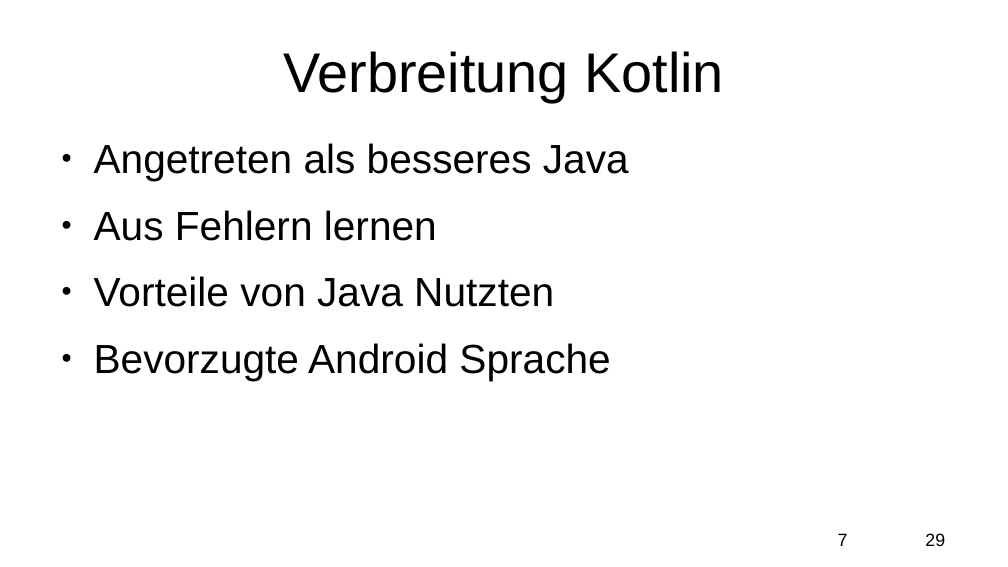
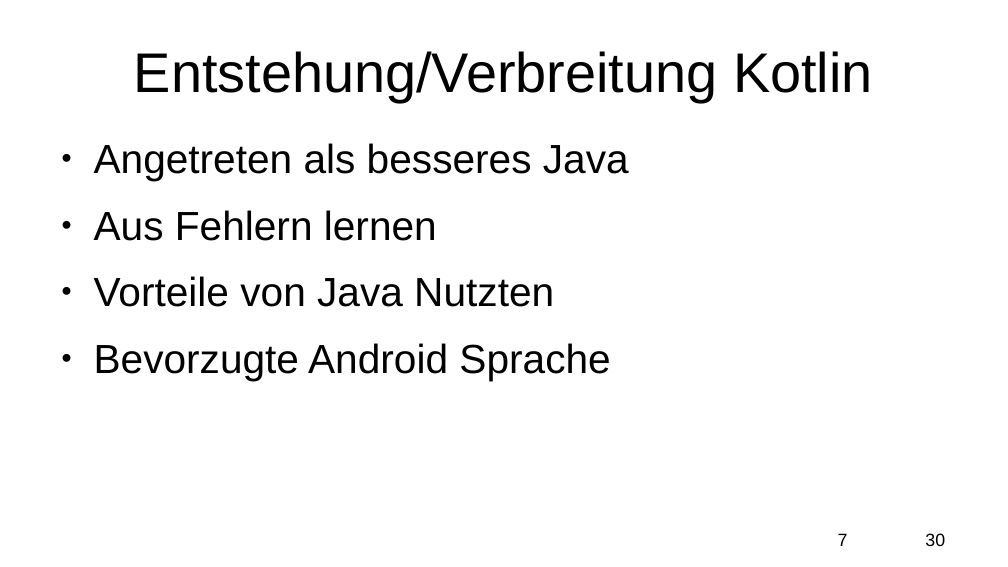
Before and after one commit to FSpruhs/kotlin-statt-java, a slide deck: slide 7 of presentation.odp. Drawn at 1008x567 pixels with LibreOffice and Linux fonts; fonts in the diff are those of the drawing. Boxes give left, top, right and bottom in pixels: in the first picture for what was removed or moved away, otherwise in the second. Text is boxed around its words. In the diff, an @@ line names an element or a change of style, - is before the commit and + after.

```diff
--- a/presentation.odp
+++ b/presentation.odp
@@ title at (x1=134, y1=51, x2=873, y2=102): text changed @@
-Verbreitung Kotlin
+Entstehung/Verbreitung Kotlin
@@ text at (x1=925, y1=533, x2=945, y2=546): text changed @@
-29
+30
```
Also in this commit, not shown: 28 other slides changed, 1 slide added, 1 other file.
